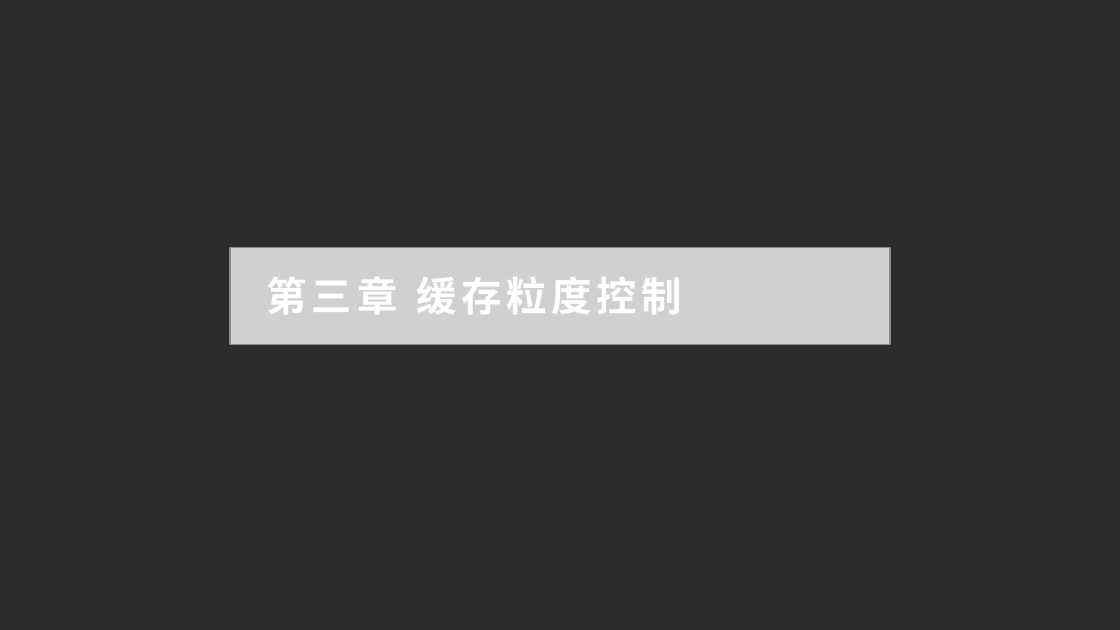
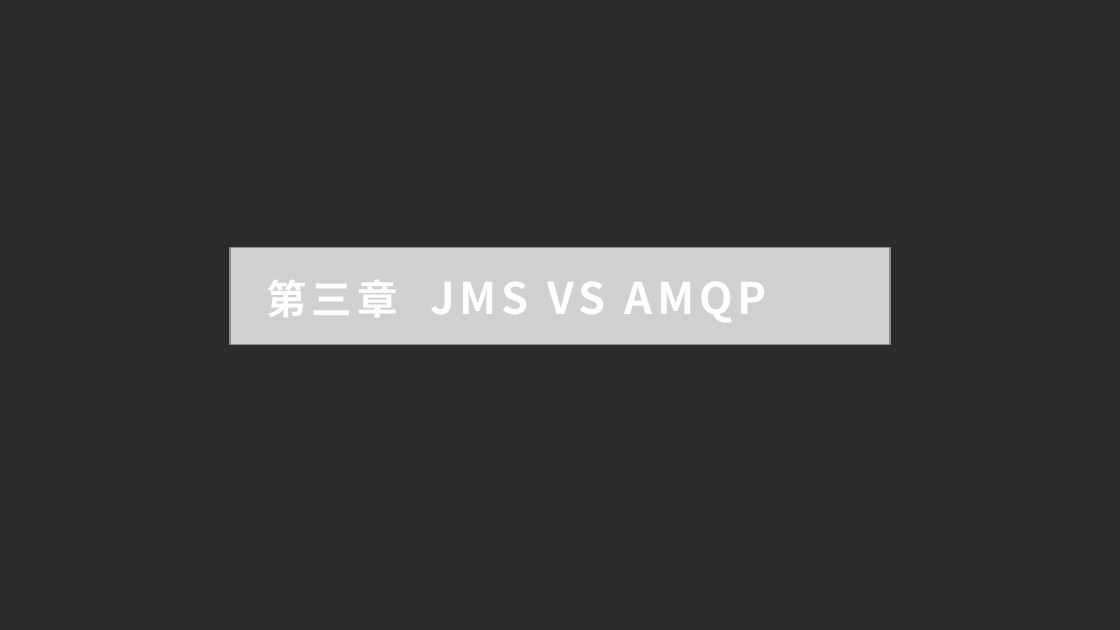
Before and after one commit to dxh122685692/doc, a slide deck: slide 14 of 分享.pptx (slide 15 before the commit). Drawn at 1120x630 pixels with LibreOffice and Linux fonts; fonts in the diff are those of the drawing; grey boxes stand for pictures; background and template pictures are left out; a plain dark background stands for a picture behind light text. Boxes give left, top, right and bottom in pixels: in the first picture for what was removed or moved away, otherwise in the second. Text is boxed around its words. In the diff, an @@ line names an element or a change of style, - is before the commit and + after.

```diff
--- a/分享.pptx
+++ b/分享.pptx
@@ text at (267, 280, 606, 317): text changed; size 26 to 28 pt @@
-第三章 缓存粒度控制
+第三章 JMS VS AMQP
```
Also in this commit, not shown: 3 other slides changed, 4 slides added, 6 slides removed.
